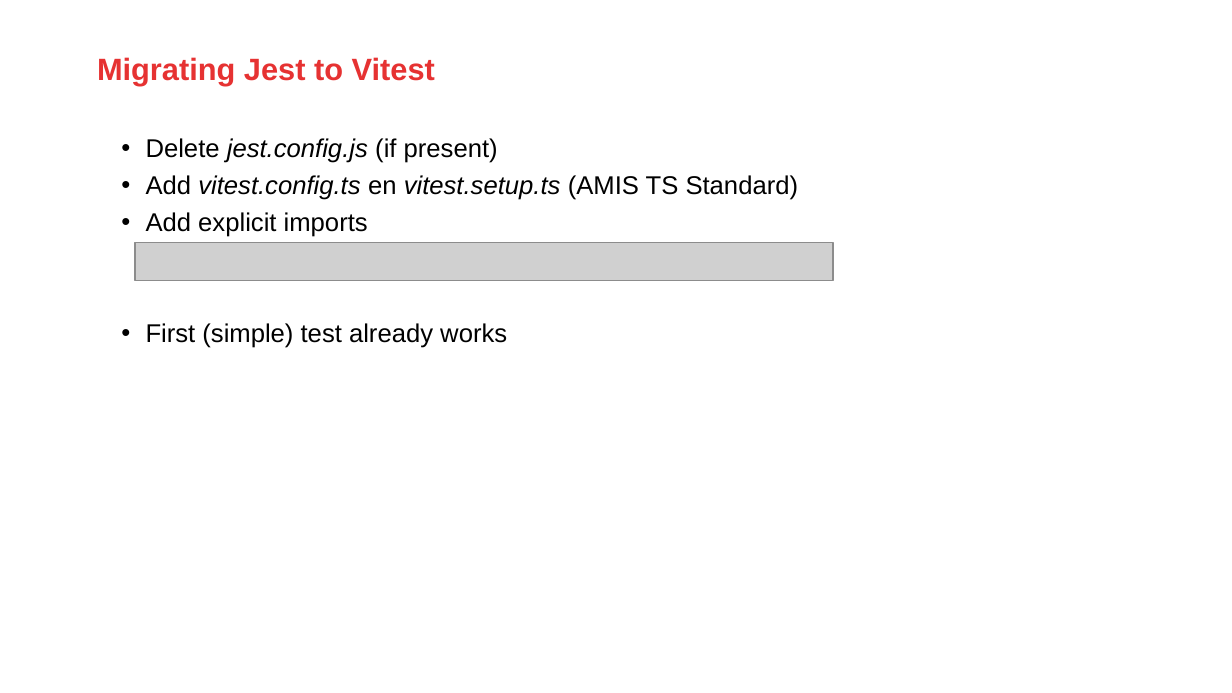
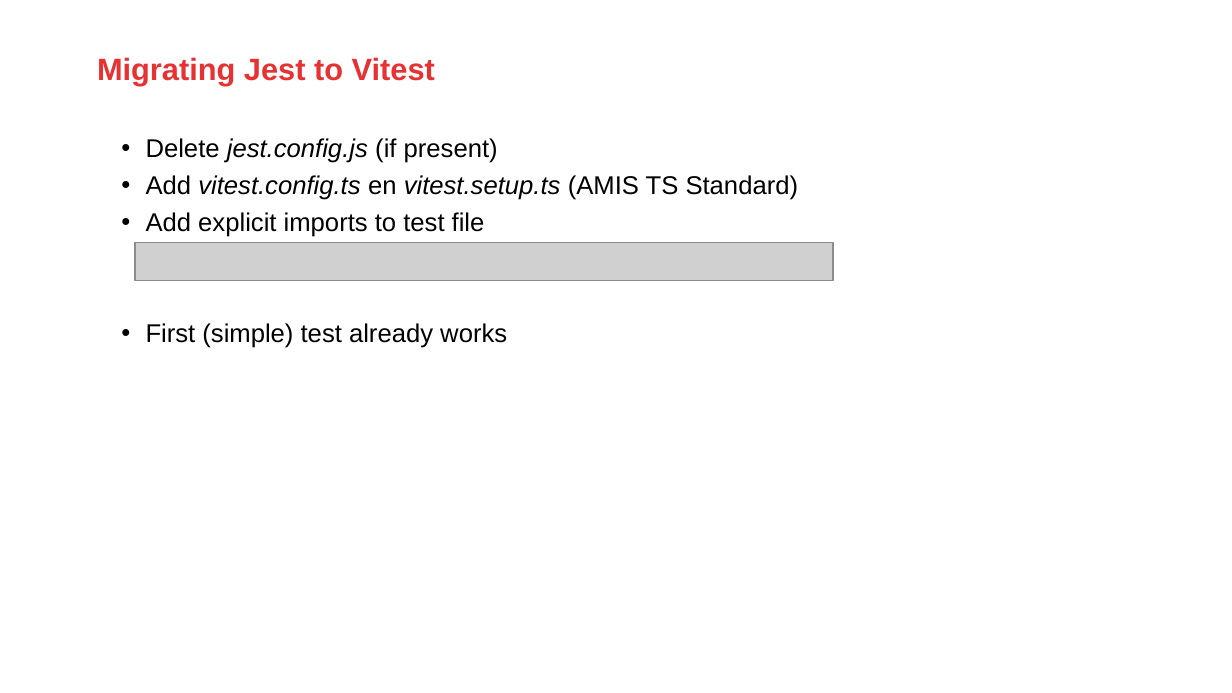
Before and after one commit to AMISConclusion/sig-typescript-unit-testing, a slide deck: slide 15 of typescript_unit_testing_with_vitest.pptx. Drawn at 1232x693 pixels with LibreOffice and Linux fonts; fonts in the diff are those of the drawing; grey boxes stand for pictures; background and template pictures are left out. Boxes give left, top, right and bottom in pixels: in the first picture for what was removed or moved away, otherwise in the second. Text is boxed around its words. In the diff, an @@ line names an element or a change of style, - is before the commit and + after.

```diff
--- a/typescript_unit_testing_with_vitest.pptx
+++ b/typescript_unit_testing_with_vitest.pptx
@@ text at (146, 212, 485, 237): text changed @@
-  • Add explicit imports
+  • Add explicit imports to test file
```
Also in this commit, not shown: 3 other slides changed.
